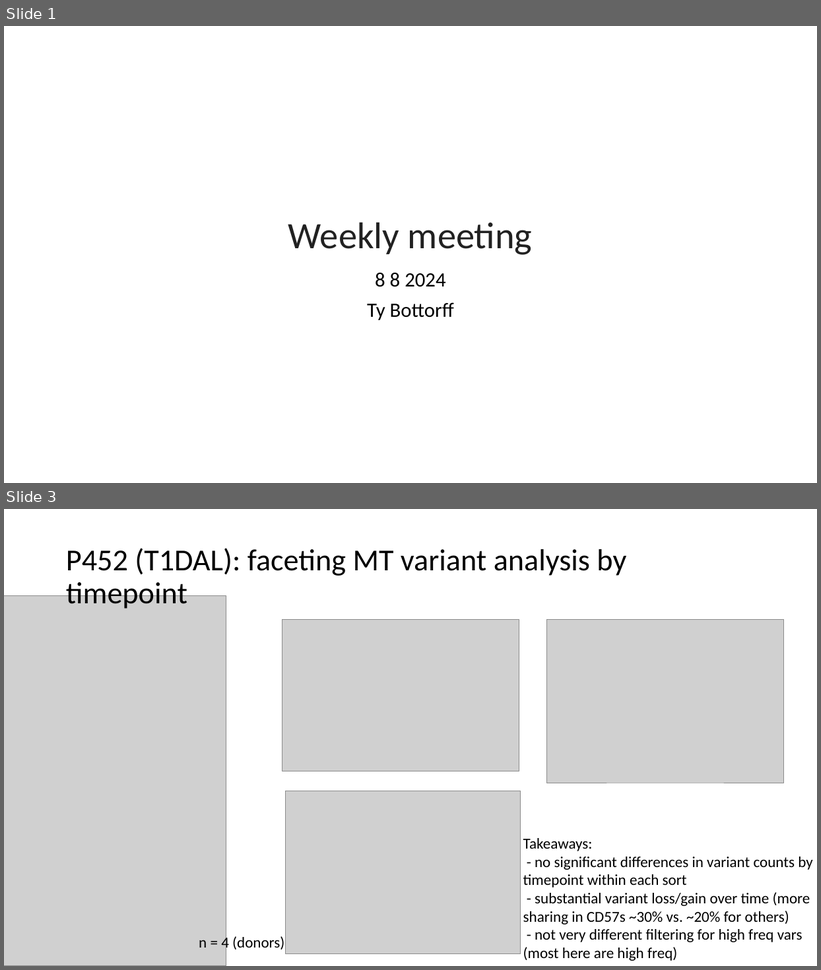
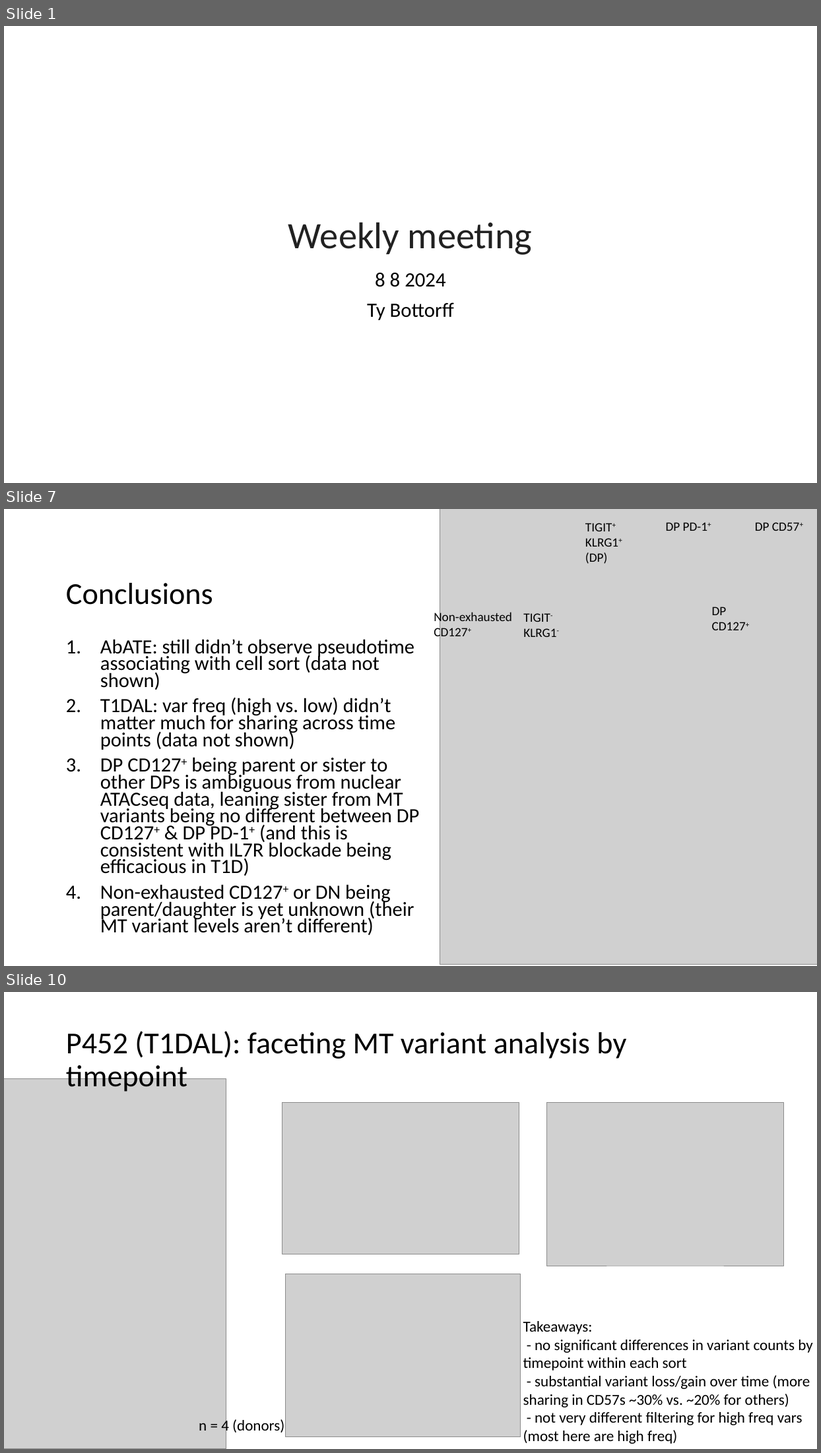
Before and after one commit to tybottorff/bottorffdocs, a slide deck: presentations/weekly_meetings/8_8_24.pptx. Shown one above the other, each under a label of ours: slides 1 and 3 before the commit, slides 1, 7 and 10 after it; the slides between them are not shown. The pictures are 821x970 and 821x1453 pixels, drawn with LibreOffice and Linux fonts; fonts in the diff are those of the drawing; grey boxes stand for pictures. Boxes give left, top, right and bottom in pixels: in the first picture for what was removed or moved away, otherwise in the second. Text is boxed around its words. In the diff, an @@ line names an element or a change of style, - is before the commit and + after.

Commit message:
Update slides

```diff
--- a/presentations/weekly_meetings/8_8_24.pptx
+++ b/presentations/weekly_meetings/8_8_24.pptx
@@ slide 7 added at (4, 509, 817, 966), background #FFFFFF @@
@@ picture added at (440, 509, 817, 964) @@
@@ text added at (585, 523, 618, 564), 15 pt, text #000000 @@
+TIGIT+
+KLRG1+
+(DP)
@@ text added at (666, 522, 708, 531), 15 pt, text #000000 @@
+DP PD-1+
@@ text added at (755, 522, 800, 531), 15 pt, text #000000 @@
+DP CD57+
@@ title added at (66, 583, 213, 605), 36 pt, text #000000 @@
+Conclusions
@@ text added at (712, 607, 746, 630), 15 pt, text #000000 @@
+DP
+CD127+
@@ text added at (434, 611, 512, 640), 15 pt, text #000000 @@
+Non-exhausted
+CD127+
@@ text added at (523, 613, 556, 637), 15 pt, text #000000 @@
+TIGIT-
+KLRG1-
@@ text added at (100, 639, 419, 935), 23.8 pt, text #000000 @@
+1. AbATE: still didn’t observe pseudotime associating with cell sort (data not shown)
+2. T1DAL: var freq (high vs. low) didn’t matter much for sharing across time points (data not shown)
+3. DP CD127+ being parent or sister to other DPs is ambiguous from nuclear ATACseq data, leaning sister from MT variants being no different between DP CD127+ & DP PD-1+ (and this is consistent with IL7R blockade being efficacious in T1D)
+4. Non-exhausted CD127+ or DN being parent/daughter is yet unknown (their MT variant levels aren’t different)
@@ what was slide 3 is now slide 10 @@
```
Also in this commit, not shown: 2 slides changed, 5 other slides added, 2 slides removed.
